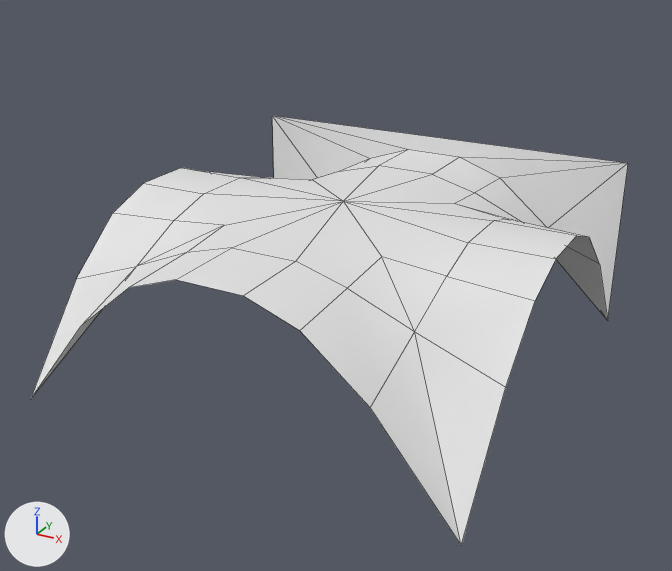
The FBX model Assets/Project/Art/Environment/Kit Bal/Architecture/WallArch/SM_ArchRoof_02.fbx: old version first, new version second.
Before and after are seen from a camera (50 mm lens) standing at (-23.82, -11.87, 18.5) and looking at (-27.48, -5.22, 15.17). Every picture has the same lights, and +X, +Y and +Z are marked at lower left. Mesh edges are drawn as thin lines. Where no turn or scale is listed for an object, it has been applied to the vertices.

Before the edit, the objects in view are built like this:
```python
me_sm_archroof_02 = bpy.data.meshes.new('SM_ArchRoof_02')
me_sm_archroof_02.from_pydata(...)  # 57 vertices, 55 faces; spans x -4.0..0.0, y 0.0..4.0, z -1.66..0.0
# before: 17 (0.0, 4.0, 0.0) at pixel (627, 163), 18 (0.0, 4.0, -1.66) at pixel (607, 320), 19 (-0.71, 4.0, -0.79) at pixel (547, 228), 27 (-3.29, 4.0, -0.79), 28 (-4.0, 4.0, -1.66)
# before: 45 (-4.0, 4.0, 0.0) at pixel (272, 115), 55 (0.0, 4.0, 0.0) at pixel (628, 163), 56 (-4.0, 4.0, 0.0) at pixel (272, 115)
ob_sm_archroof_02 = bpy.data.objects.new('SM_ArchRoof_02', me_sm_archroof_02)
ob_sm_archroof_02.location = (-25.529, -7.001, 16.0)
```
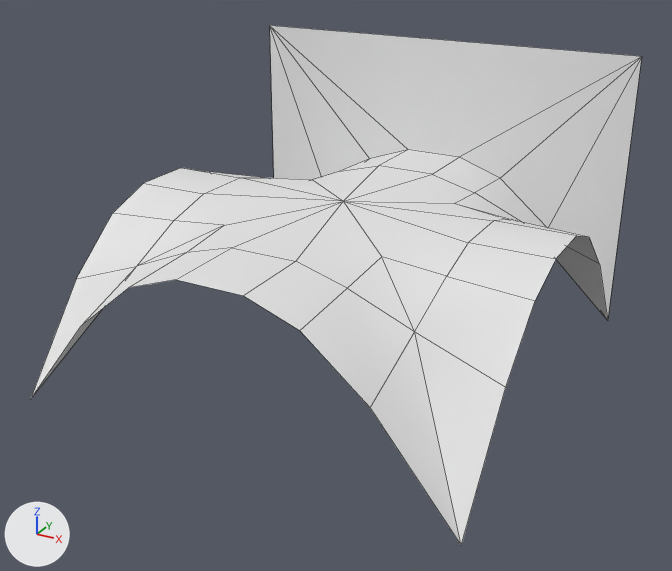
The newer file is also turned or shifted as a whole; pictures and numbers use the older file's frame.

Boxes (x1, y1, x2, y2) around the edits, measured in the pictures (672 x 571 px; the box of a moved part takes in the faces that stretch with it):
'SM_ArchRoof_02', reshaped (21% taller)
    before: (31, 116, 628, 545)
    after: (31, 25, 642, 545)
part 1 of me_sm_archroof_02, moved or reshaped
    before: (272, 116, 628, 320)
    after: (270, 25, 642, 320)

Patch to the scene script:
```diff
--- a/Assets/Project/Art/Environment/Kit Bal/Architecture/WallArch/SM_ArchRoof_02.fbx.py
+++ b/Assets/Project/Art/Environment/Kit Bal/Architecture/WallArch/SM_ArchRoof_02.fbx.py
@@ me_sm_archroof_02 @@
 me_sm_archroof_02.from_pydata(...)  # 57 vertices, 55 faces; spans x -4.0..0.0, y 0.0..4.0, z -1.66..0.0
 # used by ob_sm_archroof_02; location = (-25.529, -7.001, 16.0)
 # verts and faces of me_sm_archroof_02; kept vertices keep their numbers, new ones are numbered from 57
+# me_sm_archroof_02 part 1
+delete_vertices([55, 56])  # with the faces that use them
+verts[17] = (0.0, 4.0, 1.0)  # moved, pixel (641, 56)
+verts[45] = (-4.0, 4.0, 1.0)  # moved, pixel (269, 25)
+faces += [(27, 28, 45), (17, 18, 19)]
```
